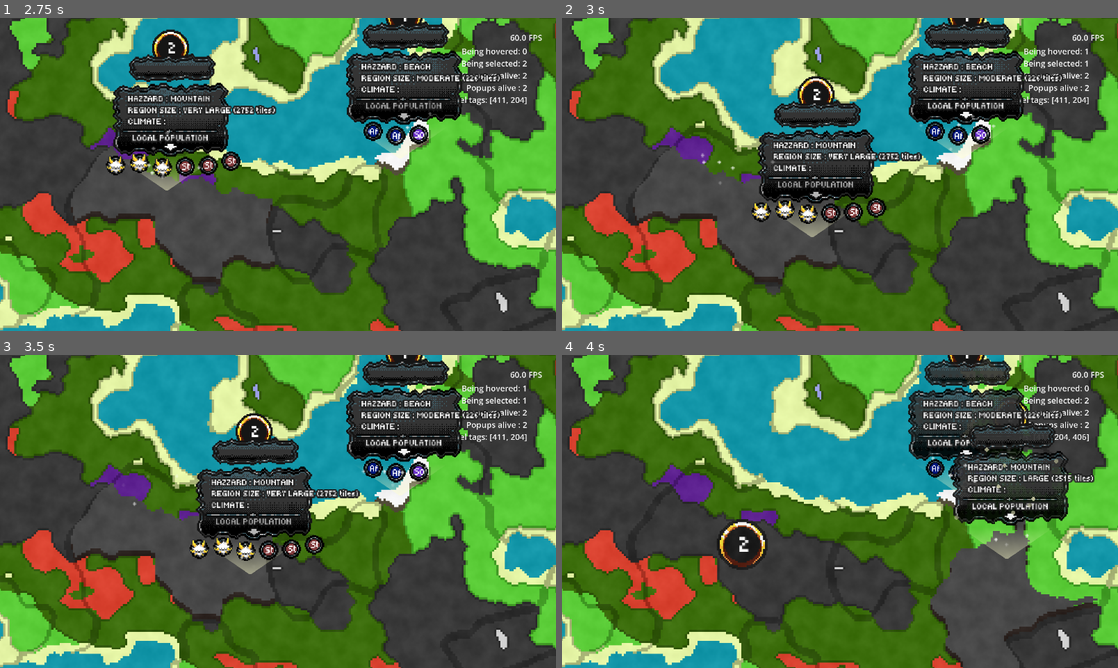
Above: before the commit, frames 1-4 (two rows, left to right).
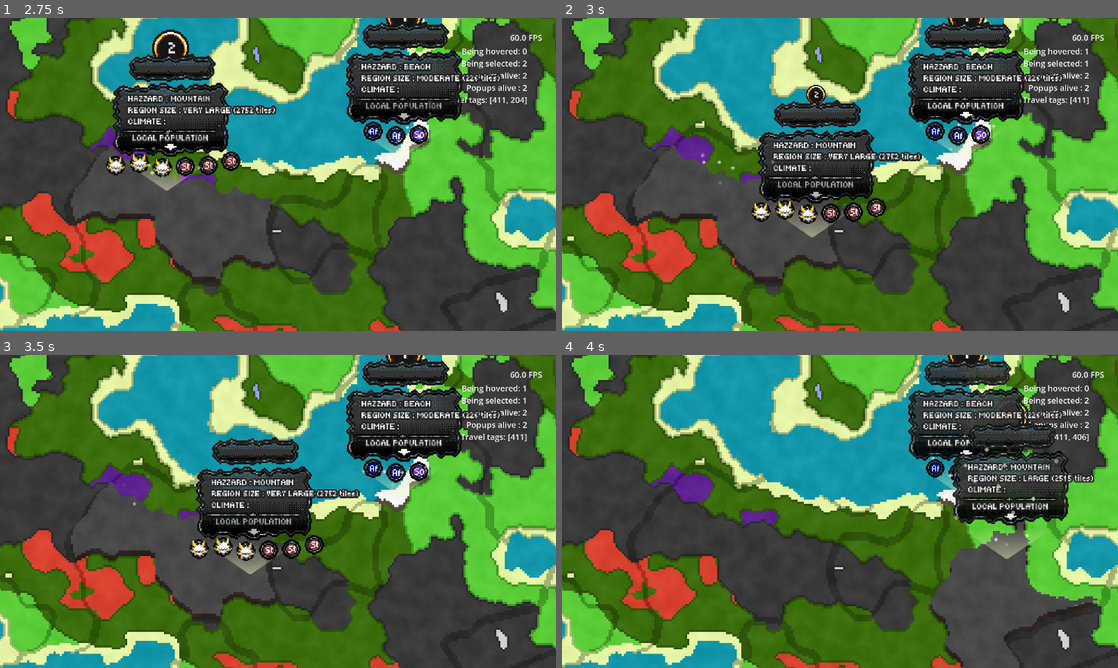
Above: after the commit, the same moments.

Repository: Gemttie/ProvidencerPhymeric
Game: Godot game, scene res://data/scenes/full_map_land_generator.tscn
Same seed, same stepped clock (60 frames per second), same inputs: the game is played once before the commit and once after it. This scene is started directly instead of the project's main scene.
Inputs (mouse positions are in pixels of both pictures, inside the frame that each line leads up to):
- Up to frame 1 (2.75 s): tap Enter (ui_accept) at 0.5, 0.77, 1.52 s; move the mouse to (400, 158) at 0.52 s; hold Right (ui_right) 0.53-1.28 s; right-click (400, 158) at 0.6 s; click (400, 158) at 0.67 s; move the mouse to (166, 190) at 1.27 s; hold Left (ui_left) 1.28-2.03 s; click (166, 190) at 1.35 s; right-click (166, 190) at 1.55 s; move the mouse to (333, 105) at 2.02 s; hold Right (ui_right) from 2.03 s (still down); right-click (333, 105) at 2.1 s
- Up to frame 2 (3 s): keep holding Right (ui_right); move the mouse to (812, 237) at 2.77 s; right-click (812, 237) at 2.85 s; click (812, 237) at 2.92 s
- Up to frame 3 (3.5 s): keep holding Right (ui_right); tap Enter (ui_accept) at 3.02 s
- Up to frame 4 (4 s): move the mouse to (1006, 558) at 3.52 s; release Right (ui_right) at 3.53 s; hold Left (ui_left) from 3.53 s (still down); click (1006, 558) at 3.6 s; tap Enter (ui_accept) at 3.77 s; right-click (1006, 558) at 3.8 s

Frame 1 is identical in both runs. In frame 2, 0.6% of the frame differs, in the area x 42-95%, y 18-28%; in frame 3, 0.6%; in frame 4, 1.2%, in the area x 27-95%, y 25-69%.

Commit message:
fixed numbering issues on travel tags, improved visual and handling problems with instances

Diff:
--- a/data/scenes/biome_map_number_displayer.tscn
+++ b/data/scenes/biome_map_number_displayer.tscn
@@ -88,8 +88,9 @@
 &"glow": SubResource("Animation_75bu3")
 }
 
-[node name="biome_map_number_displayer" type="Node2D" groups=["travel_tag_displayer"]]
+[node name="biome_map_number_displayer" type="Node2D" node_paths=PackedStringArray("origin_line") groups=["deletable_travel_tag_displayer", "travel_tag_displayer"]]
 script = ExtResource("1_6mcay")
+origin_line = NodePath("origin_line")
 
 [node name="anim_sprite" type="AnimatedSprite2D" parent="."]
 sprite_frames = SubResource("SpriteFrames_34iwu")
@@ -128,5 +129,9 @@
 [node name="displayer_anims_timer" type="Timer" parent="displayer_anims"]
 one_shot = true
 
+[node name="death_timer" type="Timer" parent="."]
+one_shot = true
+
 [connection signal="timeout" from="anim_sprite/play_random_timer" to="." method="_on_play_random_timer_timeout"]
 [connection signal="timeout" from="displayer_anims/displayer_anims_timer" to="." method="_on_displayer_anims_timer_timeout"]
+[connection signal="timeout" from="death_timer" to="." method="_on_death_timer_timeout"]
--- a/data/scenes/rm_biome_info_popup.tscn
+++ b/data/scenes/rm_biome_info_popup.tscn
@@ -320,11 +320,12 @@
 [sub_resource type="Gradient" id="Gradient_ll3pa"]
 colors = PackedColorArray(1, 1, 0.807843, 0, 1, 1, 0.807843, 0.486275)
 
-[node name="rm_biome_info_popup" type="Node2D" node_paths=PackedStringArray("pop_up_origin_line", "pop_up_origin_line_particle_gen") groups=["biome_info_popup"]]
+[node name="rm_biome_info_popup" type="Node2D" node_paths=PackedStringArray("pop_up_origin_line", "pop_up_origin_line_particle_gen", "coll_jitter_fix_timer") groups=["biome_info_popup"]]
 scale = Vector2(4, 4)
 script = ExtResource("1_8twek")
 pop_up_origin_line = NodePath("pop_up_origin_line")
 pop_up_origin_line_particle_gen = NodePath("pop_up_origin_line/pop_up_origin_line_particle_gen")
+coll_jitter_fix_timer = NodePath("main_info_body/Area2D/coll_jitter_fix_timer")
 
 [node name="popup_anims" type="AnimationPlayer" parent="."]
 libraries = {
@@ -399,6 +400,9 @@
 position = Vector2(1, -3.5)
 shape = SubResource("RectangleShape2D_xqhoj")
 
+[node name="coll_jitter_fix_timer" type="Timer" parent="main_info_body/Area2D"]
+one_shot = true
+
 [node name="main_particle_gen" type="GPUParticles2D" parent="."]
 emitting = false
 texture = ExtResource("3_4rm5m")
@@ -426,3 +430,4 @@
 [connection signal="timeout" from="main_info_body/portrait_timer" to="." method="_on_portrait_timer_timeout"]
 [connection signal="area_entered" from="main_info_body/Area2D" to="." method="_on_area_2d_area_entered"]
 [connection signal="area_exited" from="main_info_body/Area2D" to="." method="_on_area_2d_area_exited"]
+[connection signal="timeout" from="main_info_body/Area2D/coll_jitter_fix_timer" to="." method="_on_coll_jitter_fix_timer_timeout"]
--- a/data/scripts/biome_map_number_displayer.gd
+++ b/data/scripts/biome_map_number_displayer.gd
@@ -2,14 +2,16 @@
 
 @onready var play_random_timer: Timer = $anim_sprite/play_random_timer
 @onready var num_text: Label = $anim_sprite/num_text
-@onready var origin_line: Line2D = $origin_line
+@export var origin_line: Line2D
 @onready var anim_sprite: AnimatedSprite2D = $anim_sprite
 @onready var displayer_anims: AnimationPlayer = $displayer_anims
 @onready var displayer_anims_timer: Timer = $displayer_anims/displayer_anims_timer
+@onready var death_timer: Timer = $death_timer
 
 
 var biome_id : int
 var displayer_offset : Vector2 = Vector2(0, -28)
+var is_waypoint : bool = false#if the displayer is on the waypoint state,aka when ur not hovering it and its just marking the full map itself
 
 func _ready() -> void:
 	origin_line.visible = false
@@ -39,7 +41,31 @@
 	TweenControl.smooth_transition("position", anim_sprite, displayer_offset, 0.5)
 	origin_line.visible = true
 
+func shrink_and_change_visuals() -> void:
+	var anim_time = 0.5
+	TweenControl.stop_all_tweens(self)
+	TweenControl.smooth_transition("scale", self, Vector2(0.0, 0.0), anim_time)
+	origin_line.visible = false
+	#it's giving issues when we use delayed death, so we are gonna do
+	#delayed death but, we are also gonna get this thing off its group,
+	#so other parts of the code dont detect it
+	remove_from_group("travel_tag_displayer")
+	death_timer.start(anim_time)
+
+
+func _on_delete_displayer(biome_id_to_delete: int) -> void:
+	if biome_id == biome_id_to_delete:
+		shrink_and_change_visuals()
+
+func update_all_travel_tag_numbers()-> void:
+	#var tagged_biomes_arr = MapDataIntermediary.travel_tag_display_info
+	var new_number = MapDataIntermediary.get_travel_tag_index(biome_id) + 1
+	num_text.text = str(new_number)
 
 func _on_displayer_anims_timer_timeout() -> void:
 	displayer_anims.play("glow")
 	displayer_anims_timer.start(randi_range(2, 3))
+
+
+func _on_death_timer_timeout() -> void:
+	queue_free()
--- a/data/scripts/full_map_land_generator.gd
+++ b/data/scripts/full_map_land_generator.gd
@@ -796,7 +796,7 @@
 		if biome_type == BiomeID.OCEAN or biome_type == BiomeID.LAKE:
 			return
 
-		MapDataIntermediary.add_travel_tag_display_info(cluster_id)
+
 		emit_signal("biome_secondary_clicked", cluster_id)
 
 
--- a/data/scripts/rm_biome_info_popup.gd
+++ b/data/scripts/rm_biome_info_popup.gd
@@ -15,9 +15,11 @@
 @export var tween_and_part_delay : float = 0.2
 @export var pop_up_origin_line : Line2D
 @export var pop_up_origin_line_particle_gen : GPUParticles2D
+@export var coll_jitter_fix_timer : Timer
 
 var biome_id : int
 var is_persistent : bool = false #wether this isntance stays when is not hovered
+var anim_coll_enable : bool = true
 
 var k = 0
 var portrait_list_aux : Array[String] = []
@@ -185,9 +187,16 @@
 
 #I'm using main tile map here because we need the settings and tiles of the tilemap to handle the anchor position
 func clone_aux_travel_tag_displayer_at(parent_node, biome_id : int, g_pos : Vector2, main_tilemap : TileMapLayer) -> void:
+	#first,only isntatiate if there is not an identical displayer already existing
+	var parent_wiwi = parent_node.get_children()
+	for p_child in parent_wiwi:
+		if p_child.is_in_group("travel_tag_displayer") and p_child.biome_id == biome_id:
+			return
+
 	var biome_map_num_displayer_instance = biome_map_num_displayer_scene.instantiate()
 	#look for the corresponding wrapper and attach the number displayer to it's main info body node
 	parent_node.add_child(biome_map_num_displayer_instance)
+	biome_map_num_displayer_instance.is_waypoint = true
 	biome_map_num_displayer_instance.global_position = g_pos
 	biome_map_num_displayer_instance.set_number(MapDataIntermediary.get_travel_tag_index(biome_id) + 1)
 	biome_map_num_displayer_instance.biome_id = biome_id
@@ -216,8 +225,12 @@
 
 
 func _on_area_2d_area_entered(area: Area2D) -> void:
+	var anim_time : float = 0.4
+	if !anim_coll_enable: return
+
 	if is_persistent:
-		var anim_time : float = 0.4
+		anim_coll_enable = false
+		coll_jitter_fix_timer.start(anim_time)
 		labels_arrow_anims.stop()
 		TweenControl.stop_all_tweens(biome_info_text)
 		TweenControl.stop_all_tweens(local_population_text)
@@ -236,8 +249,8 @@
 
 
 func _on_area_2d_area_exited(area: Area2D) -> void:
+	var anim_time : float = 0.4
 	if is_persistent:
-		var anim_time : float = 0.4
 		TweenControl.smooth_transition_for_node_only("modulate", biome_info_text, Color(1,1,1,1), anim_time)
 		TweenControl.smooth_transition_for_node_only("modulate", local_population_text, Color(1,1,1,1), anim_time)
 		TweenControl.smooth_transition("material:shader_parameter/progress", main_info_body, 0.0, anim_time)
@@ -251,3 +264,7 @@
 				TweenControl.stop_all_tweens(mib_child)
 				TweenControl.smooth_transition("modulate", mib_child, Color(1.0, 1.0, 1.0, 1.0), anim_time)
 				TweenControl.smooth_transition("scale", mib_child, Vector2(1.0, 1.0), anim_time)
+
+
+func _on_coll_jitter_fix_timer_timeout() -> void:
+	anim_coll_enable = true
--- a/data/scripts/select_region_handler.gd
+++ b/data/scripts/select_region_handler.gd
@@ -5,6 +5,8 @@
 @onready var select_region_wrapper_scene = preload("res://data/scenes/select_region_wrapper.tscn")
 @onready var hover_info_popup_scene = preload("res://data/scenes/rm_biome_info_popup.tscn")
 @onready var biome_map_num_displayer_scene = preload("res://data/scenes/biome_map_number_displayer.tscn")
+
+signal delete_displayer(biome_id: int)
 
 enum BiomeID {
 	OCEAN,
@@ -62,6 +64,23 @@
 
 	update_biome_popup(cluster_id, rm_biome_info_popup_instance)
 
+	#insantiate the travel tag number displayer if there's alreayd one there for the biome
+	#we have to check if there is a rm_biome_info_pop_up_existing and if there is a travel tag of that id around
+
+	var node_children_aux = main_map_node.get_children()
+	var target_info_popup = null
+	for child_tag in node_children_aux:
+		if child_tag.is_in_group("biome_info_popup") and child_tag.biome_id == cluster_id:
+			target_info_popup = child_tag
+
+	for child_tag_aux in node_children_aux:
+		#we are affecting only the travel tags that are a waypoint, not the ones that are children to a popup
+		if child_tag_aux.is_in_group("travel_tag_displayer") and child_tag_aux.biome_id == cluster_id and target_info_popup != null and child_tag_aux.is_waypoint == true:
+			var main_info_body_sprite = target_info_popup.get_node_or_null("main_info_body")
+			instantiate_travel_tag_displayer_at(main_info_body_sprite, cluster_id)
+			child_tag_aux.shrink_and_change_visuals()
+
+
 func _on_biome_unhovered(cluster_id: int) -> void:
 	var main_node_children = main_map_node.get_children()
 	for m_child in main_node_children:
@@ -90,21 +109,41 @@
 
 
 func _on_biome_secondary_clicked(cluster_id: int) -> void:
-	var m_children = main_map_node.get_children()
-	for children_nodes in m_children:
-		if children_nodes.is_in_group("biome_info_popup") and children_nodes.biome_id == cluster_id:
-			var main_info_body_sprite = children_nodes.get_node_or_null("main_info_body")
-			instantiate_travel_tag_displayer_at(main_info_body_sprite, cluster_id)
-
-func instantiate_travel_tag_displayer_at(parent_node, biome_id : int) -> void:
+	#the secondary click must untag the biome if it was already travel tagged
+	var travel_tagged_biomes : Array = MapDataIntermediary.travel_tag_display_info
+	var is_already_tagged = travel_tagged_biomes.has(cluster_id)
+
+	if is_already_tagged:
+		MapDataIntermediary.travel_tag_display_info.erase(cluster_id)
+		#if it has the id, kill all travel tags for that id, and remove it from the global variable array
+		emit_signal("delete_displayer", cluster_id)
+
+		var all_nodes = main_map_node.get_children()
+		for displayer_nodes in all_nodes:
+			if displayer_nodes.is_in_group("deletable_travel_tag_displayer"):
+				displayer_nodes.update_all_travel_tag_numbers()
+
+
+	else:
+		#if the biome was not travel tagged yet, tag it, and add the id to the global var
+		MapDataIntermediary.add_travel_tag_display_info(cluster_id)
+		var m_children = main_map_node.get_children()
+		for children_nodes in m_children:
+			if children_nodes.is_in_group("biome_info_popup") and children_nodes.biome_id == cluster_id:
+				var main_info_body_sprite = children_nodes.get_node_or_null("main_info_body")
+				instantiate_travel_tag_displayer_at(main_info_body_sprite, cluster_id)
+
+
+func instantiate_travel_tag_displayer_at(body_sprite_node, biome_id : int) -> void:
 	var num_displayer_offset = Vector2(0, -66)
 	var biome_map_num_displayer_instance = biome_map_num_displayer_scene.instantiate()
 	#look for the corresponding wrapper and attach the number displayer to it's main info body node
-	parent_node.add_child(biome_map_num_displayer_instance)
+	body_sprite_node.add_child(biome_map_num_displayer_instance)
 	biome_map_num_displayer_instance.position = num_displayer_offset
 	biome_map_num_displayer_instance.set_number(MapDataIntermediary.get_travel_tag_index(biome_id) + 1)
 	biome_map_num_displayer_instance.biome_id = biome_id
 	biome_map_num_displayer_instance.z_index = -1
+	self.delete_displayer.connect(biome_map_num_displayer_instance._on_delete_displayer)
 
 
 func update_biome_popup(cluster_id: int, rm_biome_popup : Node2D) -> void:
